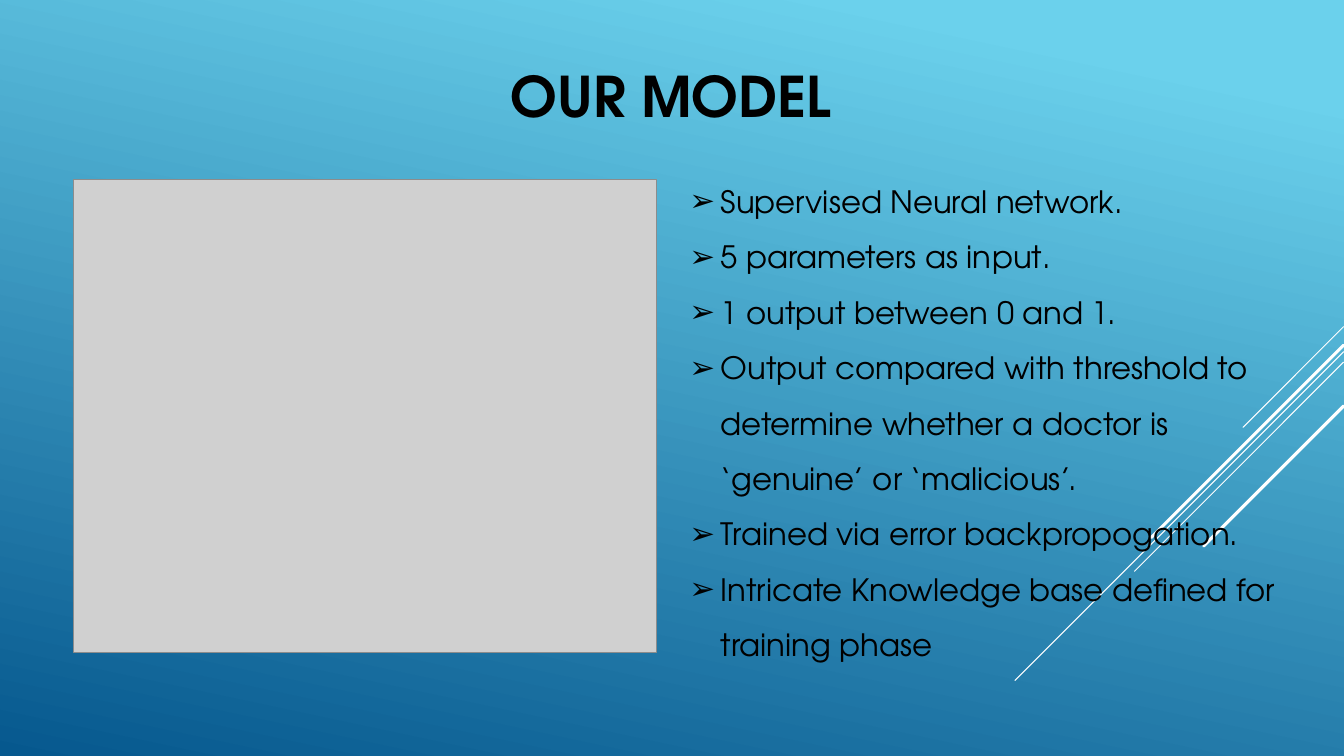
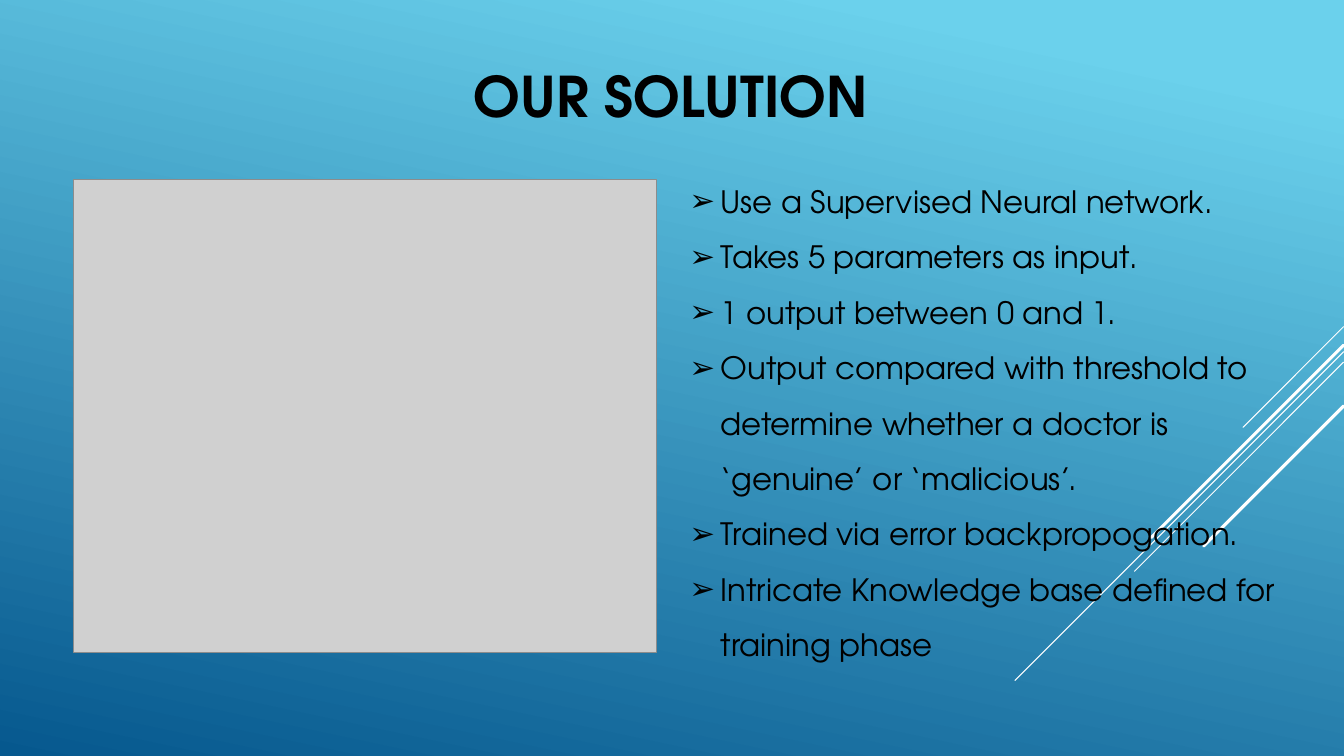
Before and after one commit to dipam7/BE-project-report, a slide deck: slide 4 of DETERMINATION OF GENUINENESS OF A MEDICAL PROFESSIONAL.pptx. Drawn at 1344x756 pixels with LibreOffice and Linux fonts; fonts in the diff are those of the drawing; grey boxes stand for pictures. Boxes give left, top, right and bottom in pixels: in the first picture for what was removed or moved away, otherwise in the second. Text is boxed around its words. In the diff, an @@ line names an element or a change of style, - is before the commit and + after.

```diff
--- a/DETERMINATION OF GENUINENESS OF A MEDICAL PROFESSIONAL.pptx
+++ b/DETERMINATION OF GENUINENESS OF A MEDICAL PROFESSIONAL.pptx
@@ title at (474, 75, 869, 118): text changed @@
-OUR MODEL
+OUR SOLUTION
@@ text at (721, 190, 1213, 274): text changed @@
-➢ Supervised Neural network.
-➢ 5 parameters as input.
+➢ Use a Supervised Neural network.
+➢ Takes 5 parameters as input.
```
Also in this commit, not shown: 2 other slides changed, 1 slide added, 1 other file.
